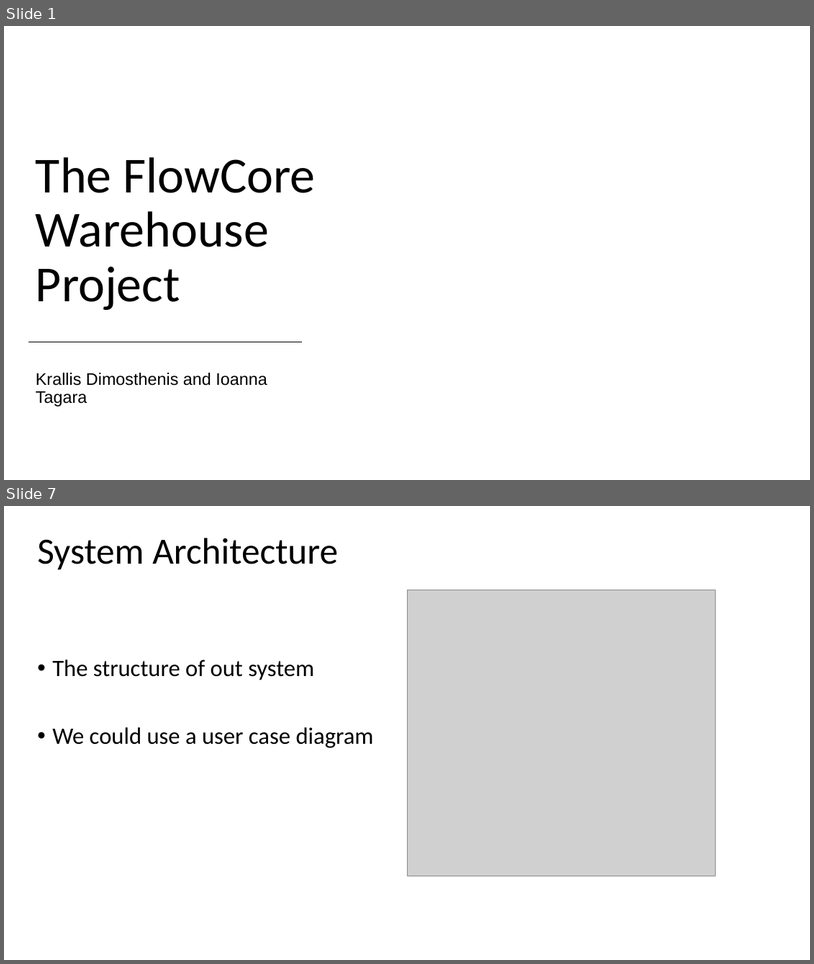
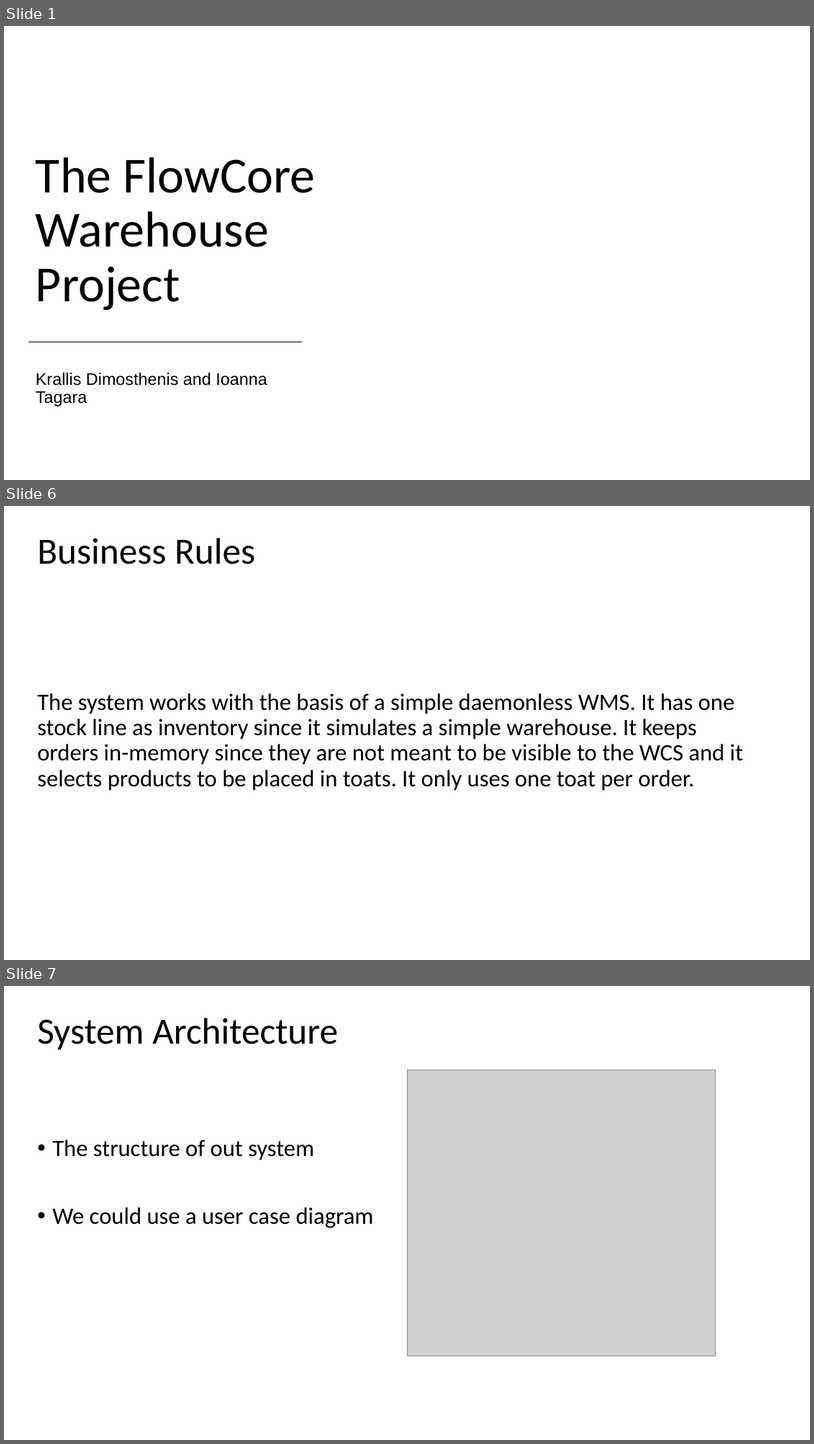
Before and after one commit to wallmenis/exercise, a slide deck: presentation/Presentation.pptx. Shown one above the other, each under a label of ours: slides 1 and 7 before the commit, slides 1, 6 and 7 after it; the slides between them are not shown. The pictures are 814x964 and 814x1444 pixels, drawn with LibreOffice and Linux fonts; fonts in the diff are those of the drawing; grey boxes stand for pictures; background and template pictures are left out. Boxes give left, top, right and bottom in pixels: in the first picture for what was removed or moved away, otherwise in the second. Text is boxed around its words. In the diff, an @@ line names an element or a change of style, - is before the commit and + after.

```diff
--- a/presentation/Presentation.pptx
+++ b/presentation/Presentation.pptx
@@ slide 6 added at [4, 506, 810, 960], background picture (left out) @@
@@ title added at [37, 538, 255, 564], 44 pt, text #000000 @@
+Business Rules
@@ subtitle added at [37, 693, 743, 790], 28 pt, text #000000 @@
+The system works with the basis of a simple daemonless WMS. It has one stock line as inventory since it simulates a simple warehouse. It keeps orders in-memory since they are not meant to be visible to the WCS and it selects products to be placed in toats. It only uses one toat per order.
```
Also in this commit, not shown: 5 slides changed, 4 other slides added, 5 slides removed, 4 other files.
